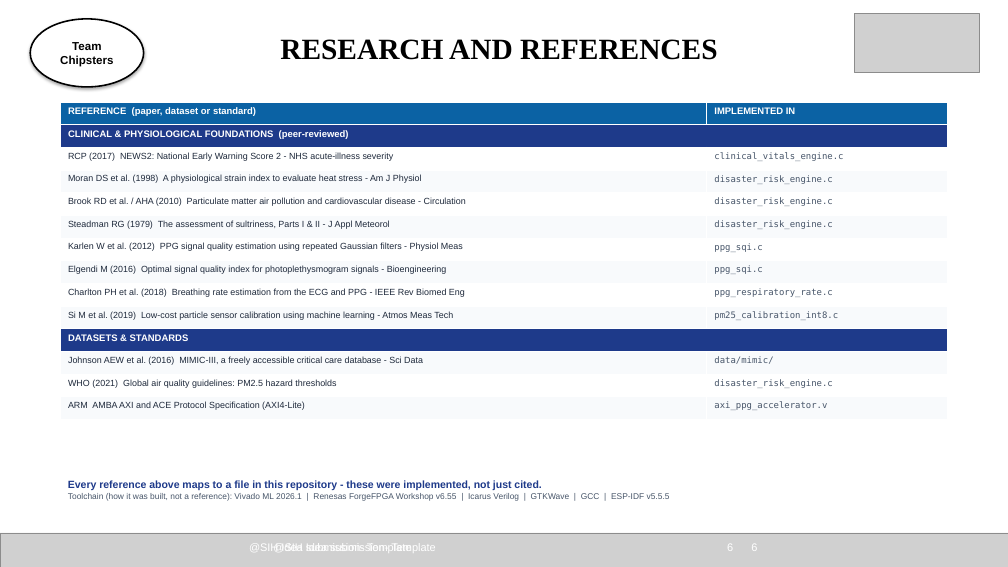
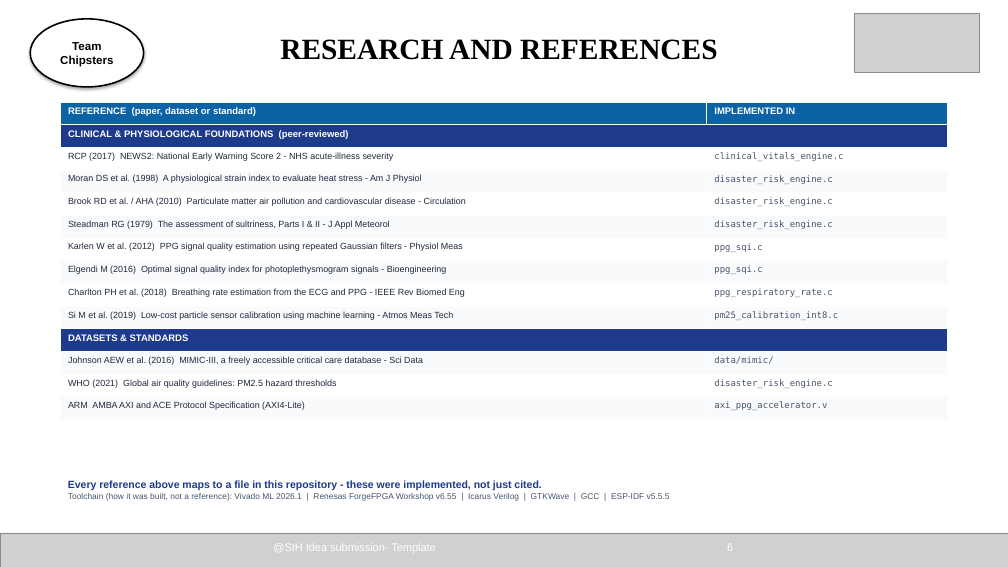
Before and after one commit to novafang23/FPGA-Accelerated-Personal-Health-Companion-Edge-Disaster-Monitor, a slide deck: slide 6 of docs/presentation/SIH26181_Official_Template_Presentation.pptx. Drawn at 1008x567 pixels with LibreOffice and Linux fonts; fonts in the diff are those of the drawing; grey boxes stand for pictures. Boxes give left, top, right and bottom in pixels: in the first picture for what was removed or moved away, otherwise in the second. Text is boxed around its words. In the diff, an @@ line names an element or a change of style, - is before the commit and + after.

```diff
--- a/docs/presentation/SIH26181_Official_Template_Presentation.pptx
+++ b/docs/presentation/SIH26181_Official_Template_Presentation.pptx
@@ text removed at box(273, 542, 733, 554) @@
-@SIH Idea submission- Template 6
```
Also in this commit, not shown: 4 other slides changed, 44 other files.
